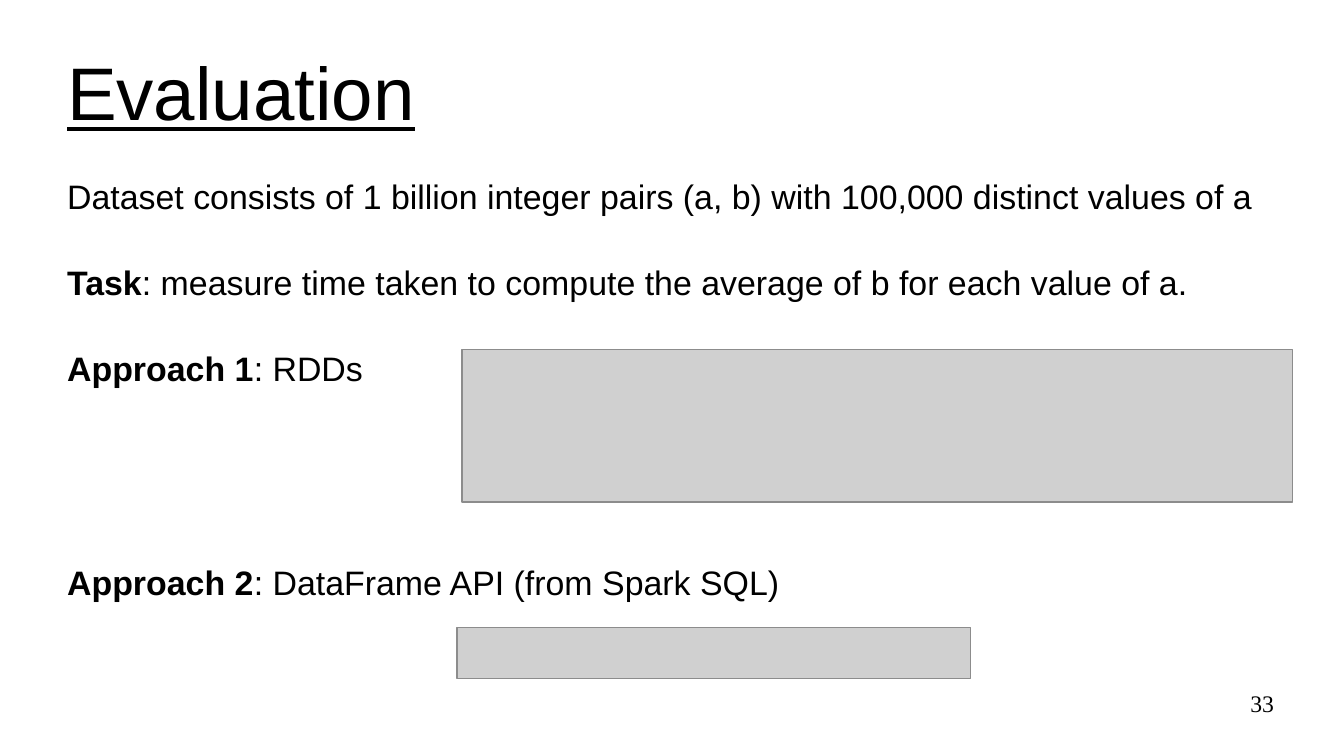
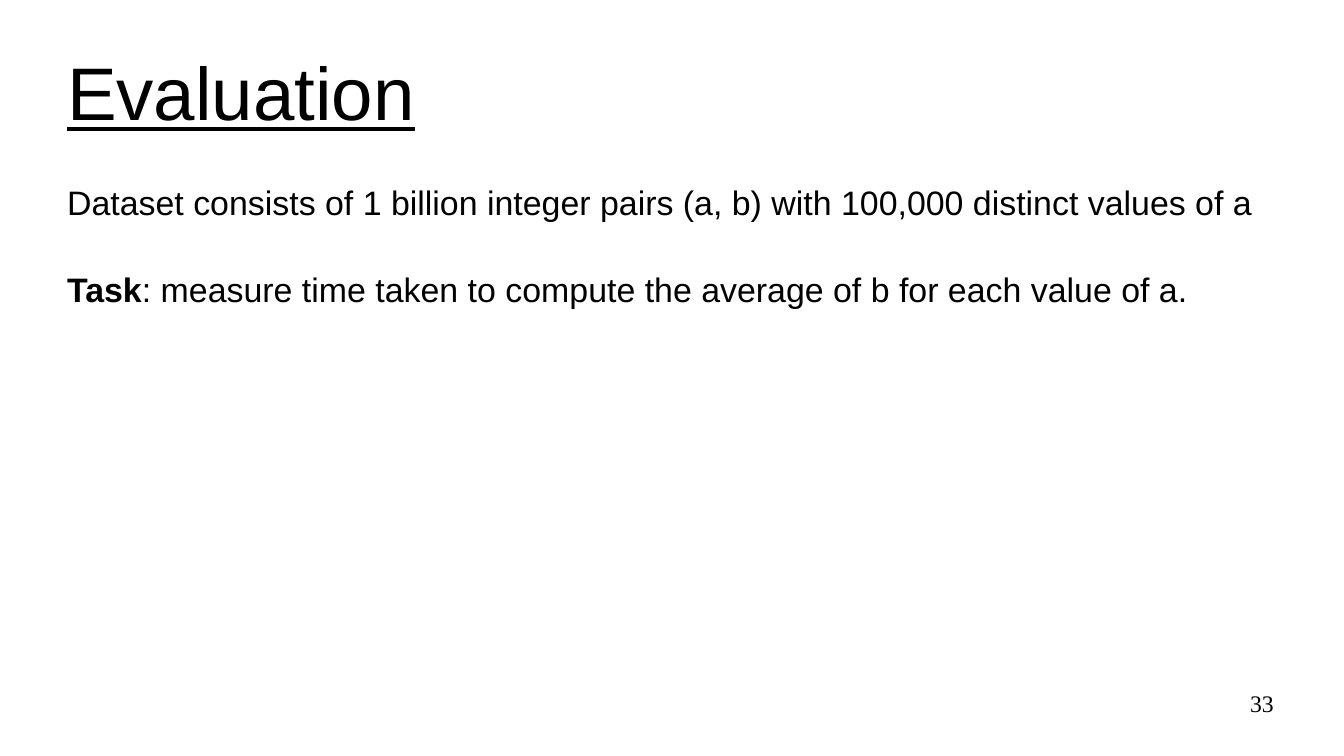
Before and after one commit to UVADS/distributed_computing, a slide deck: slide 33 of 03_dataframes_and_spark_sql/content_catalyst_optimizer/catalyst_optimizer_for_spark_sql.ppt. Drawn at 1344x756 pixels with LibreOffice and Linux fonts; fonts in the diff are those of the drawing; grey boxes stand for pictures. Boxes give left, top, right and bottom in pixels: in the first picture for what was removed or moved away, otherwise in the second. Text is boxed around its words. In the diff, an @@ line names an element or a change of style, - is before the commit and + after.

```diff
--- a/03_dataframes_and_spark_sql/content_catalyst_optimizer/catalyst_optimizer_for_spark_sql.ppt
+++ b/03_dataframes_and_spark_sql/content_catalyst_optimizer/catalyst_optimizer_for_spark_sql.ppt
@@ text at [67, 356, 779, 602]: paragraphs removed @@
-Approach 1: RDDs
-Approach 2: DataFrame API (from Spark SQL)
@@ picture removed at [462, 350, 1293, 502] @@
@@ picture removed at [457, 628, 971, 679] @@
```
Also in this commit, not shown: 1 other slide changed, 1 slide added.
